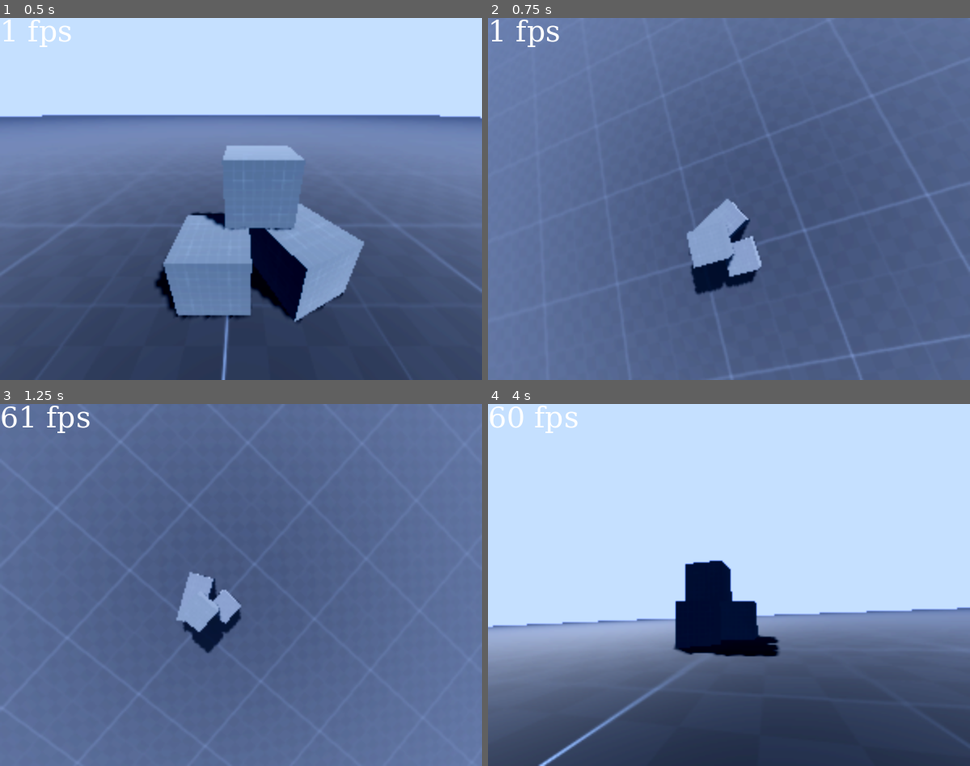
Above: before the commit, frames 1-4 (two rows, left to right).
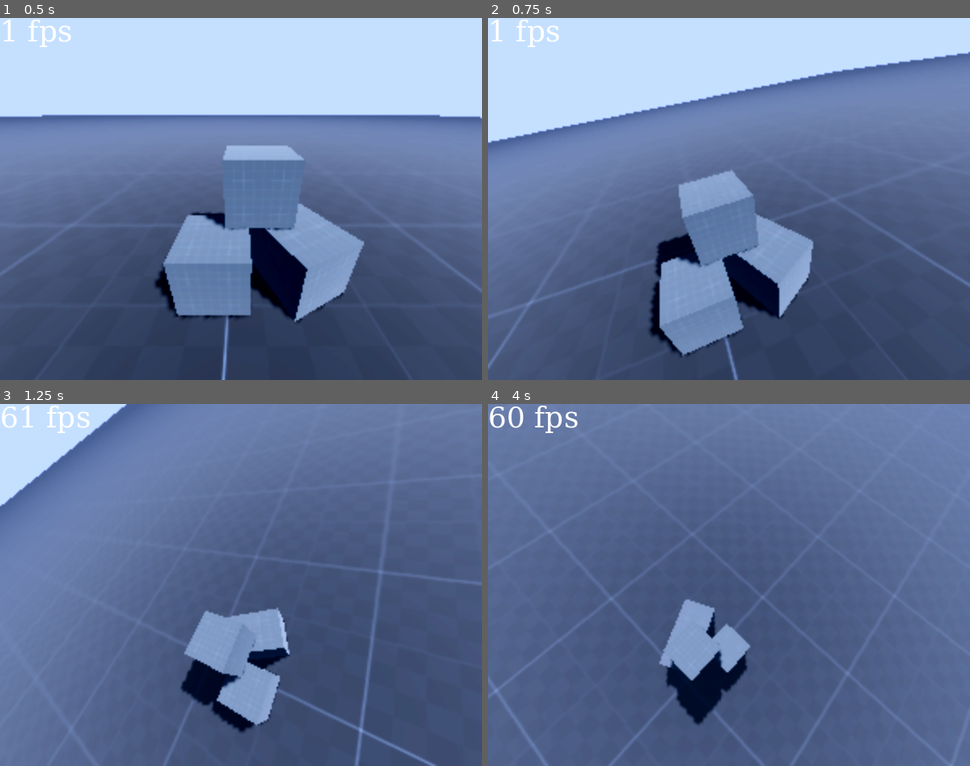
Above: after the commit, the same moments.

Repository: Art-Michel/Godot-Lab
Game: Godot game, scene res://Scenes/main_3d.tscn
Same seed, same stepped clock (60 frames per second), same inputs: the game is played once before the commit and once after it.
Inputs (mouse positions are in pixels of both pictures, inside the frame that each line leads up to):
- Up to frame 1 (0.5 s): no input
- Up to frame 2 (0.75 s): tap Enter at 0.5 s; move the mouse to (835, 180) at 0.52 s; hold Right (ui_right) from 0.53 s (still down)
- Up to frame 3 (1.25 s): keep holding Right (ui_right)
- Up to frame 4 (4 s): move the mouse to (632, 603) at 1.27 s; release Right (ui_right) at 1.28 s; hold Left (ui_left) 1.28-2.03 s; move the mouse to (777, 505) at 2.02 s; hold Right (ui_right) 2.03-3.53 s; move the mouse to (704, 657) at 2.77 s; tap Space at 3.5 s; move the mouse to (873, 639) at 3.52 s; hold Left (ui_left) from 3.53 s (still down)

Frame 1 is identical in both runs. In frame 2, 66% of the frame differs, in the area x 0-100%, y 0-100%; in frame 3, 46%; in frame 4, 90%.

Commit message:
oh ee ee ah ee oh ee ee ee ah ee

Diff:
--- a/Scripts/cam_manager.gd
+++ b/Scripts/cam_manager.gd
@@ -35,7 +35,8 @@
 	targetTrans = positions[currPos].transform
 
 func MovingCam(delta: float) -> void:
-	t+= delta *4
+	var movement: Vector3 = targetTrans.origin - prevTrans.origin
+	t+= delta *4 / movement.length()
 	camera.transform = prevTrans.interpolate_with(targetTrans, t)
 	if t>= 1:
 		moving = false
